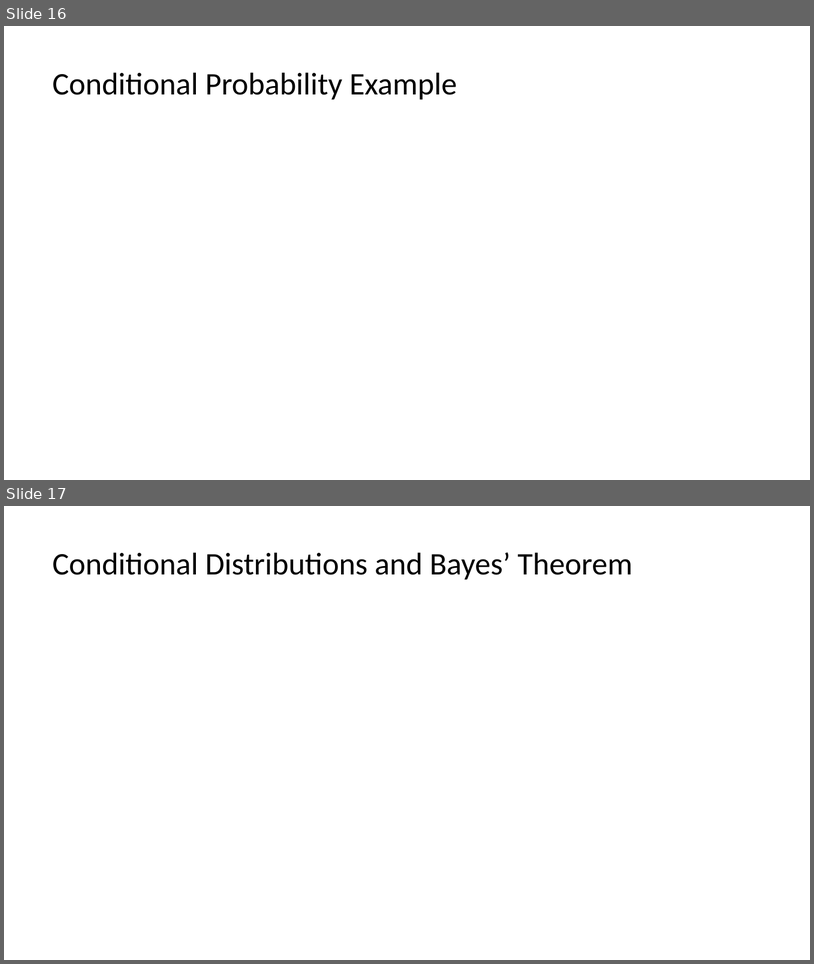
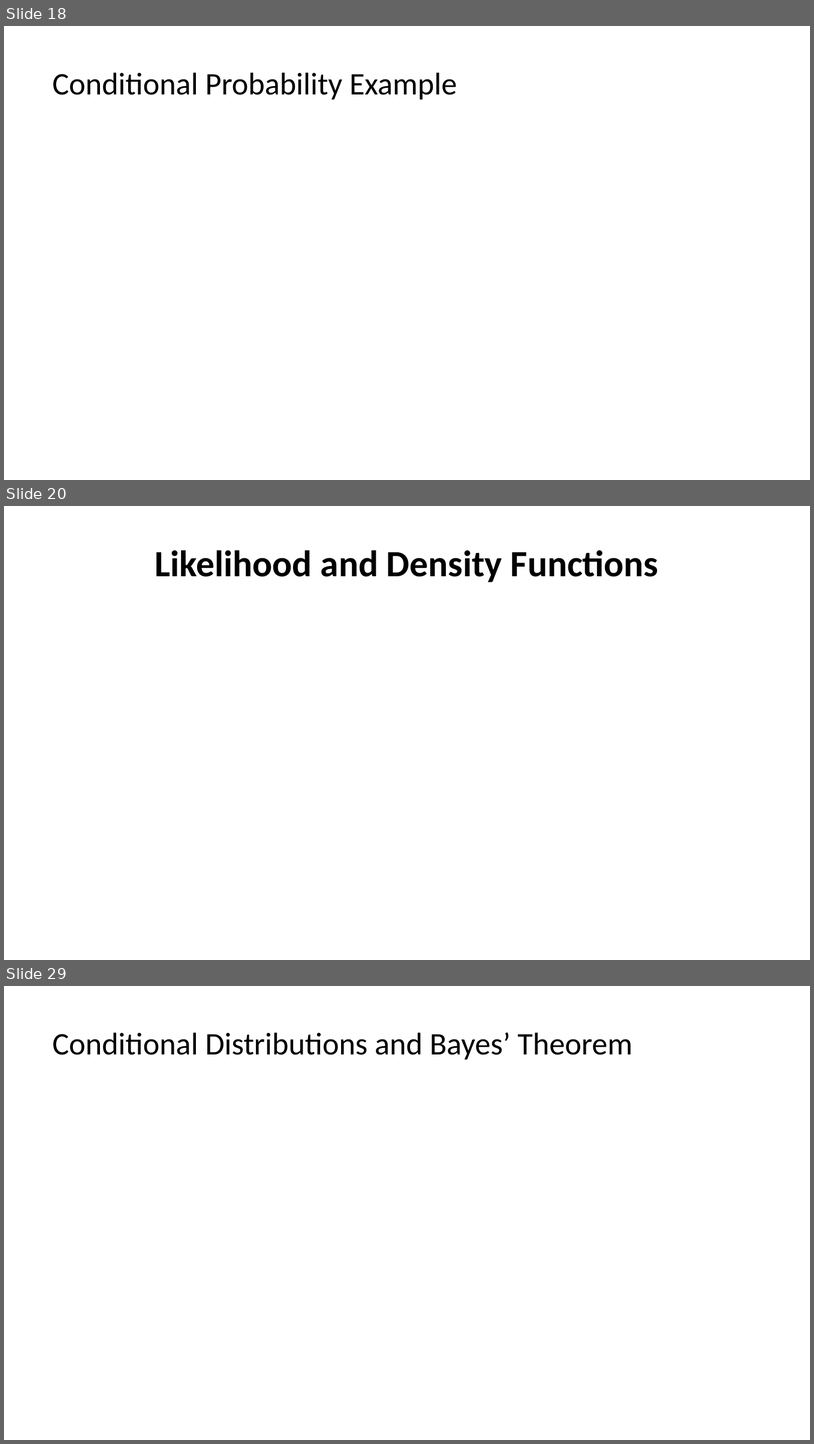
Before and after one commit to StephenElston/CSCI-E25, a slide deck: SupplementaryMaterial/ConditionalProbability_WhenOneThingDependsOnAother.pptx. Shown one above the other, each under a label of ours: slides 16 and 17 before the commit, slides 18, 20 and 29 after it; the slides between them are not shown. The pictures are 814x964 and 814x1444 pixels, drawn with LibreOffice and Linux fonts; fonts in the diff are those of the drawing; grey boxes stand for pictures. Boxes give left, top, right and bottom in pixels: in the first picture for what was removed or moved away, otherwise in the second. Text is boxed around its words. In the diff, an @@ line names an element or a change of style, - is before the commit and + after.

```diff
--- a/SupplementaryMaterial/ConditionalProbability_WhenOneThingDependsOnAother.pptx
+++ b/SupplementaryMaterial/ConditionalProbability_WhenOneThingDependsOnAother.pptx
@@ slide 20 added at (x1=4, y1=506, x2=810, y2=960), background #FFFFFF @@
@@ title added at (x1=155, y1=550, x2=659, y2=582), 33 pt, text #000000, bold @@
+Likelihood and Density Functions
@@ what was slide 16 is now slide 18 @@
@@ what was slide 17 is now slide 29 @@
```
Also in this commit, not shown: 20 other slides added.
